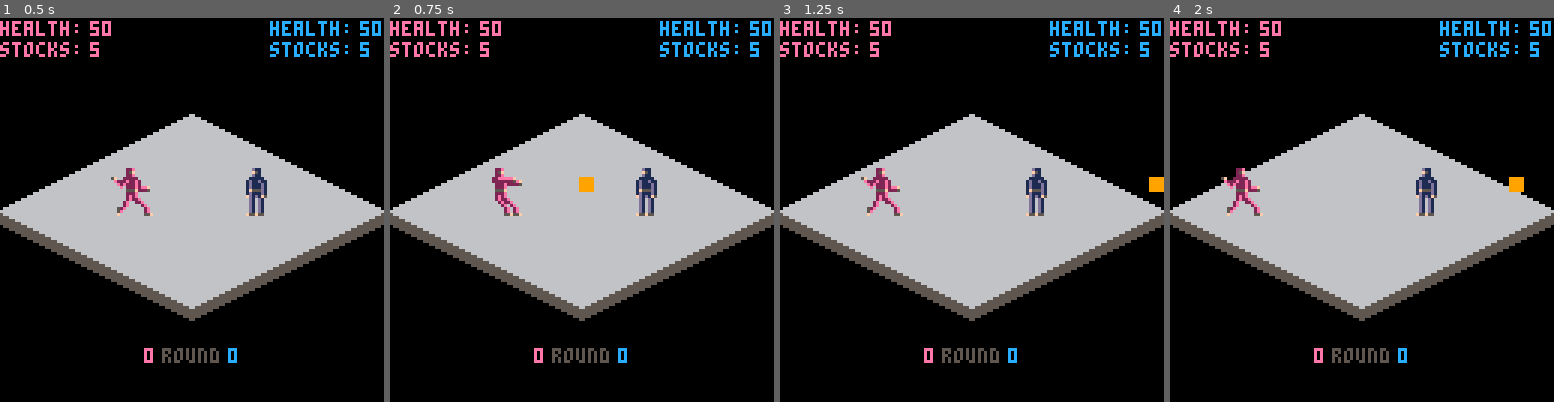
Above: before the commit, frames 1-4 (left to right).
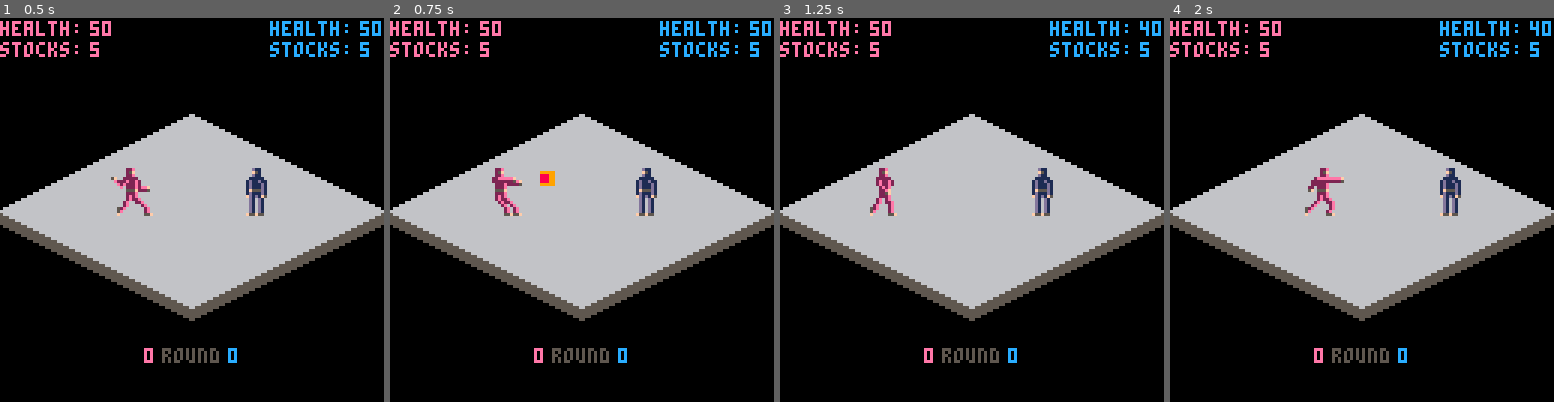
Above: after the commit, the same moments.

Repository: Trifectuh/Fantasy-Console-Projects
Game: PICO-8 cartridge isofight.p8
The game is run twice, just before and just after one commit, with the same random seed, the same clock (stepped at 60 frames per second) and the same inputs.
Inputs:
- Up to frame 1 (0.5 s): tap X (X key) at 0.33 s
- Up to frame 2 (0.75 s): tap O (Z key) at 0.7 s
- Up to frame 3 (1.25 s): tap X (X key) at 1.07 s
- Up to frame 4 (2 s): hold Right from 1.6 s (still down); tap O (Z key) at 1.7 s; tap X (X key) at 1.85 s

Frame 1 is identical in both runs. In frame 2, 0.3% of the frame differs, in the area x 39-54%, y 39-46%; in frame 3, 1.3%; in frame 4, 2.2%, in the area x 13-97%, y 0-52%.

Commit message:
fireball dmg/knockback. added animation bugs :(

Diff:
--- a/isofight.p8
+++ b/isofight.p8
@@ -19,6 +19,7 @@
      idlespr=0,
      walkspr={2,0,4,6},
      blockspr=12,
+     projectilespr=66,
      drc=false,
      x=36,
      y=50,
@@ -26,6 +27,8 @@
      sy=50,
      dx=0,
      dy=0,
+     xdir=0,
+     ydir=0,
      framecounter=0,
      activemove=nil,
      halt=false,
@@ -41,7 +44,7 @@
              dead=false},
      --move.framewindow={length,sprite}
      moves={atk1={s={8,8},a={10,10},r={12,4}},
-            atk2={s={10,14},a={20,64},r={15,4}},
+            atk2={s={10,14},a={20,64},r={25,4}},
             atk3={s={10,32},a={20,32},r={15,32}}}},
  --player 2
     {id=2,
@@ -51,6 +54,7 @@
      idlespr=32,
      walkspr={34,32,36,38},
      blockspr=44,
+     projectilespr=98,
      drc=true,
      x=78,
      y=50,
@@ -58,6 +62,8 @@
      sy=50,
      dx=0,
      dy=0,
+     xdir=0,
+     ydir=0,
      framecounter=0,
      activemove=nil,
      halt=false,
@@ -71,28 +77,55 @@
              falling=false,
              dead=false},
      moves={atk1={s={8,40},a={10,42},r={12,36}},
-            atk2={s={10,46},a={20,96},r={15,36}},
+            atk2={s={10,46},a={20,96},r={25,36}},
             atk3={s={10,0},a={20,0},r={15,0}}}}
  }
 
 fireballs = {}
 end
 
-function throwfireball()
+function throwfireball(c,d)
+ local op=getopid(c)
  local f = {
-  sp=66,
-  x=p[1].x,
-  y=p[1].y+2,
-  dx=2,
-  dy=0,
+  t=op,
+  sp=c.projectilespr,
+  x=c.x,
+  y=c.y,
+  dx=d,
+  dy=c.ydir/2,
  }
  add(fireballs,f)
+ c.ydir=0
 end
 
 function drawfireballs()
  for f in all(fireballs) do
    spr(f.sp,f.x,f.y)
-  end
+   fireballdmg(f)
+   f.t.halt=false
+    f.t.blocking=false
+  end
+end
+
+function fireballdmg(f)
+ if f.t.x-f.x<20 and f.t.x-f.x>-30
+  and f.t.y-f.y<4 and f.t.y-f.y>-6
+   and f.t.xdir==f.dx then
+    f.t.halt=true
+    f.t.blocking=true
+    f.t.activespr=f.t.blockspr
+ else
+    f.t.halt=false
+    f.t.blocking=false
+ end
+ if f.t.x-f.x<2 and f.t.x-f.x>-10
+  and f.t.y-f.y<4 and f.t.y-f.y>-6 then
+   del(fireballs, f)
+   if f.t.xdir!=f.dx then
+    f.t.status.hp-=10
+    f.t.status.knockback+=1.5
+   end
+ end
 end
 
 function winner()
@@ -140,6 +173,7 @@
  --update characters
   for c in all(p) do
    c.dx=0 c.dy=0
+   readdir(c)
    move(c)
    fall(c)
    attacks(c)
@@ -214,33 +248,33 @@
 function drawz()
 	if p[1].y>p[2].y then
   tilemap()
-  drawchar(2)
-  drawchar(1)
+  drawchar(p[2])
+  drawchar(p[1])
  end
 	if p[1].y<=p[2].y then
 		tilemap()
-  drawchar(1)
-  drawchar(2)
- end
-	if fellofftop(1) then
-		drawchar(1)
+  drawchar(p[1])
+  drawchar(p[2])
+ end
+	if fellofftop(p[1]) then
+		drawchar(p[1])
   tilemap()
-  drawchar(2)
- end
-	if fellofftop(2) then
-		drawchar(2)
+  drawchar(p[2])
+ end
+	if fellofftop(p[2]) then
+		drawchar(p[2])
   tilemap()
-  drawchar(1)
- end
-end
-
-function drawchar(num)
- if p[num].framecounter<=0
-  and p[num].walk==false then
-	  p[num].activespr=p[num].idlespr
- end
- spr(p[num].activespr, p[num].x, p[num].y,
-     p[num].width, p[num].height, p[num].drc)
+  drawchar(p[2])
+ end
+end
+
+function drawchar(c)
+ if c.framecounter<=0
+  and c.walk==false then
+	  c.activespr=c.idlespr
+ end
+ spr(c.activespr, c.x, c.y,
+     c.width, c.height, c.drc)
 end
 
 function face()
@@ -304,8 +338,8 @@
 end
 
 function fellofftop(c)
-	if p[c].status.falling==true
-  and p[c].status.felly<=48 then
+	if c.status.falling==true
+  and c.status.felly<=48 then
    return true
  end
 end
@@ -329,33 +363,55 @@
 	end
  mapdone=true
 end
-function setids(char)
+
+function getopid(char)
  if char.id==1 then
-  op=p[2]
+  return p[2]
  end
  if char.id==2 then
-  op=p[1]
+  return p[1]
+ end
+end
+
+function readdir(char)
+ local ctrl=char.id-1
+ --read button inputs for aiming
+ if btn(0, ctrl) then
+  char.xdir=-1
+ elseif btn(1, ctrl) then
+  char.xdir=1
+ else char.xdir=0
+ end
+ if btn(2, ctrl) then
+  char.ydir=-1
+ elseif btn(3, ctrl) then
+  char.ydir=1
+ else char.ydir=0
  end
 end
 
 function move(char)
- setids(char)
+ local ctrl=char.id-1
+ local op=getopid(char)
+ --do movement stuff
  if char.status.knockback>0 then
   applyknockback(char)
  elseif char.halt==false then
   checkcollision(char)
-  ctrl=char.id-1
 	 --check for btn then move
 	 char.walk=false
 	 if btn(0, ctrl) and coll==false then
    char.dx=-0.5
+   char.xdir=-1
    char.walk=true
   end
   if btn(1, ctrl) and colr==false then
  	 char.dx=0.5
+   char.xdir=1
    char.walk=true
   end
   if btn(2, ctrl) then
+   char.ydir=-1
    if cu==true then
     if char.y>=op.y+6 or op.y>=char.y+5 then
      char.dy=-0.25
@@ -367,6 +423,7 @@
    end
   end
   if btn(3, ctrl) then
+   char.ydir=1
  	 if cu==true then
     if char.y<=op.y-6 or op.y<=char.y-5 then
      char.dy = 0.25
@@ -387,6 +444,7 @@
 end
 
 function checkcollision(char)
+ local op=getopid(char)
  if char.y<=op.y-5 or char.y>=op.y+5 then
   coly=false
  else
@@ -420,6 +478,7 @@
 end
 
 function applyknockback(char)
+ local op=getopid(char)
  if char.x<op.x then
   char.x-=char.status.knockback
   char.y-=char.status.knockup
@@ -455,6 +514,7 @@
 end
 
 function isinrange(c, r)
+ local op=getopid(c)
  if op.x-c.x<=r and op.x-c.x>0 and coly then
   return true
  elseif c.x-op.x<=r and c.x-op.x>=0 and coly then
@@ -467,9 +527,9 @@
 function atk1(c)
  range=14
  m=c.moves.atk1
- setids(c)
- ctrl=c.id-1
- opctrl=op.id-1
+ local op=getopid(c)
+ local ctrl=c.id-1
+ local opctrl=op.id-1
  checkcollision(c)
 	--check for btn then atk1
 	if btn(4, ctrl) and c.framecounter<=0
@@ -536,8 +596,8 @@
 
 function atk2(c)
  m=c.moves.atk2
- setids(c)
- ctrl=c.id-1
+ local op=getopid(c)
+ local ctrl=c.id-1
  opctrl=op.id-1
  --check for btn then atk1
  if btn(5, ctrl) and c.framecounter<=0
@@ -554,13 +614,16 @@
    then
     c.activespr=m.a[2]
     if c.status.projectile==false then
-     throwfireball()
+     if op.x<c.x then throwfireball(c,-1)
+     else throwfireball(c,1) end
      c.status.projectile=true
     end
     if op.x<c.x and c.x-op.x>9 then
      c.x+=0.5
+     c.y-=c.ydir/4
     elseif op.x>c.x and op.x-c.x>9 then
      c.x-=0.5
+     c.y-=c.ydir/4
     end
   elseif c.framecounter>0 then
    c.activespr=m.r[2]
@@ -609,9 +672,9 @@
 00000055f55f000000000f000055f0000000f0000055f00000000055f55f000000f0000055f00000000f00000055f00000000055f55f0000000f0000000055f0
 00000022e00000000000000000000000000000000000000000000000000000000000000000000000000000000000000000000000000000000000000000000000
 00000025f00000000999990000000000000000000000000000000000000000000000000000000000000000000000000000000000000000000000000000000000
-00000022e00000000999990000000000000000000000000000000000000000000000000000000000000000000000000000000000000000000000000000000000
-0000022eeeeef0000999990000000000000000000000000000000000000000000000000000000000000000000000000000000000000000000000000000000000
-0000022222225ef00999990000000000000000000000000000000000000000000000000000000000000000000000000000000000000000000000000000000000
+00000022e00000000888990000000000000000000000000000000000000000000000000000000000000000000000000000000000000000000000000000000000
+0000022eeeeef0000888990000000000000000000000000000000000000000000000000000000000000000000000000000000000000000000000000000000000
+0000022222225ef00888990000000000000000000000000000000000000000000000000000000000000000000000000000000000000000000000000000000000
 000000222e2222500999990000000000000000000000000000000000000000000000000000000000000000000000000000000000000000000000000000000000
 000000222e0000000000000000000000000000000000000000000000000000000000000000000000000000000000000000000000000000000000000000000000
 000000555f0000000000000000000000000000000000000000000000000000000000000000000000000000000000000000000000000000000000000000000000
@@ -624,11 +687,11 @@
 0000000002e02e000000000000000000000000000000000000000000000000000000000000000000000000000000000000000000000000000000000000000000
 00000000055f55f00000000000000000000000000000000000000000000000000000000000000000000000000000000000000000000000000000000000000000
 00000011d00000000000000000000000000000000000000000000000000000000000000000000000000000000000000000000000000000000000000000000000
-00000015f00000000000000000000000000000000000000000000000000000000000000000000000000000000000000000000000000000000000000000000000
-00000011d00000000000000000000000000000000000000000000000000000000000000000000000000000000000000000000000000000000000000000000000
-0000011dddddf0000000000000000000000000000000000000000000000000000000000000000000000000000000000000000000000000000000000000000000
-0000011111115df00000000000000000000000000000000000000000000000000000000000000000000000000000000000000000000000000000000000000000
-000000111d1111500000000000000000000000000000000000000000000000000000000000000000000000000000000000000000000000000000000000000000
+00000015f00000000ccccc0000000000000000000000000000000000000000000000000000000000000000000000000000000000000000000000000000000000
+00000011d00000000111cc0000000000000000000000000000000000000000000000000000000000000000000000000000000000000000000000000000000000
+0000011dddddf0000111cc0000000000000000000000000000000000000000000000000000000000000000000000000000000000000000000000000000000000
+0000011111115df00111cc0000000000000000000000000000000000000000000000000000000000000000000000000000000000000000000000000000000000
+000000111d1111500ccccc0000000000000000000000000000000000000000000000000000000000000000000000000000000000000000000000000000000000
 000000111d0000000000000000000000000000000000000000000000000000000000000000000000000000000000000000000000000000000000000000000000
 000000555f0000000000000000000000000000000000000000000000000000000000000000000000000000000000000000000000000000000000000000000000
 000000111d0000000000000000000000000000000000000000000000000000000000000000000000000000000000000000000000000000000000000000000000
